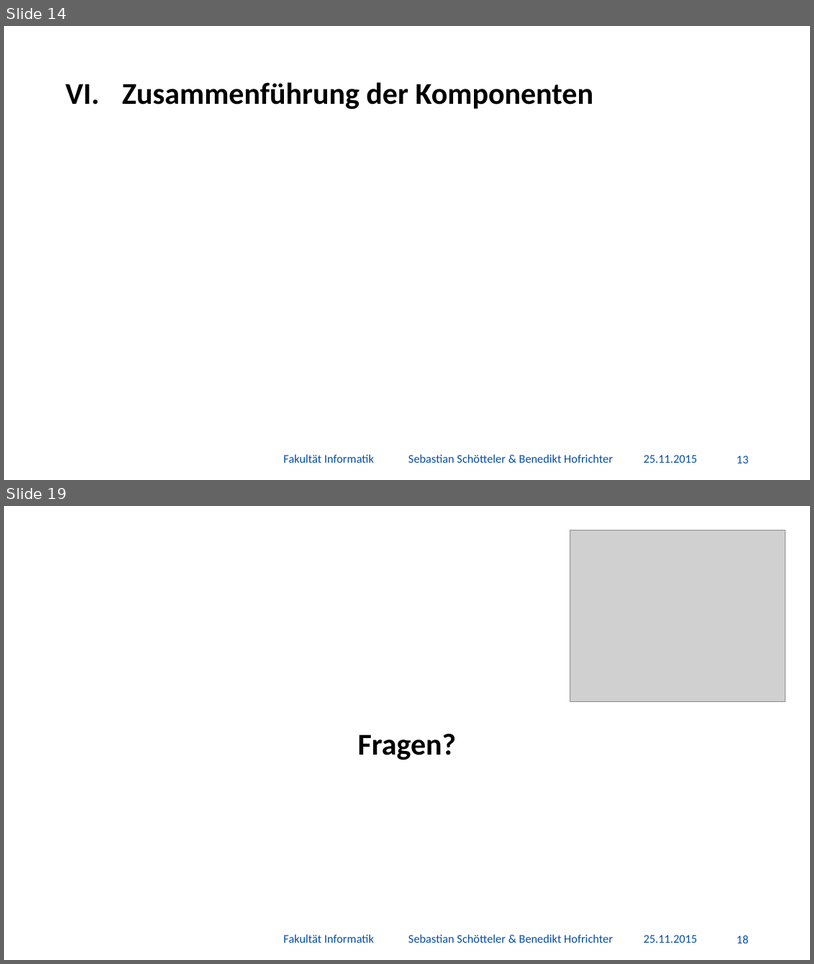
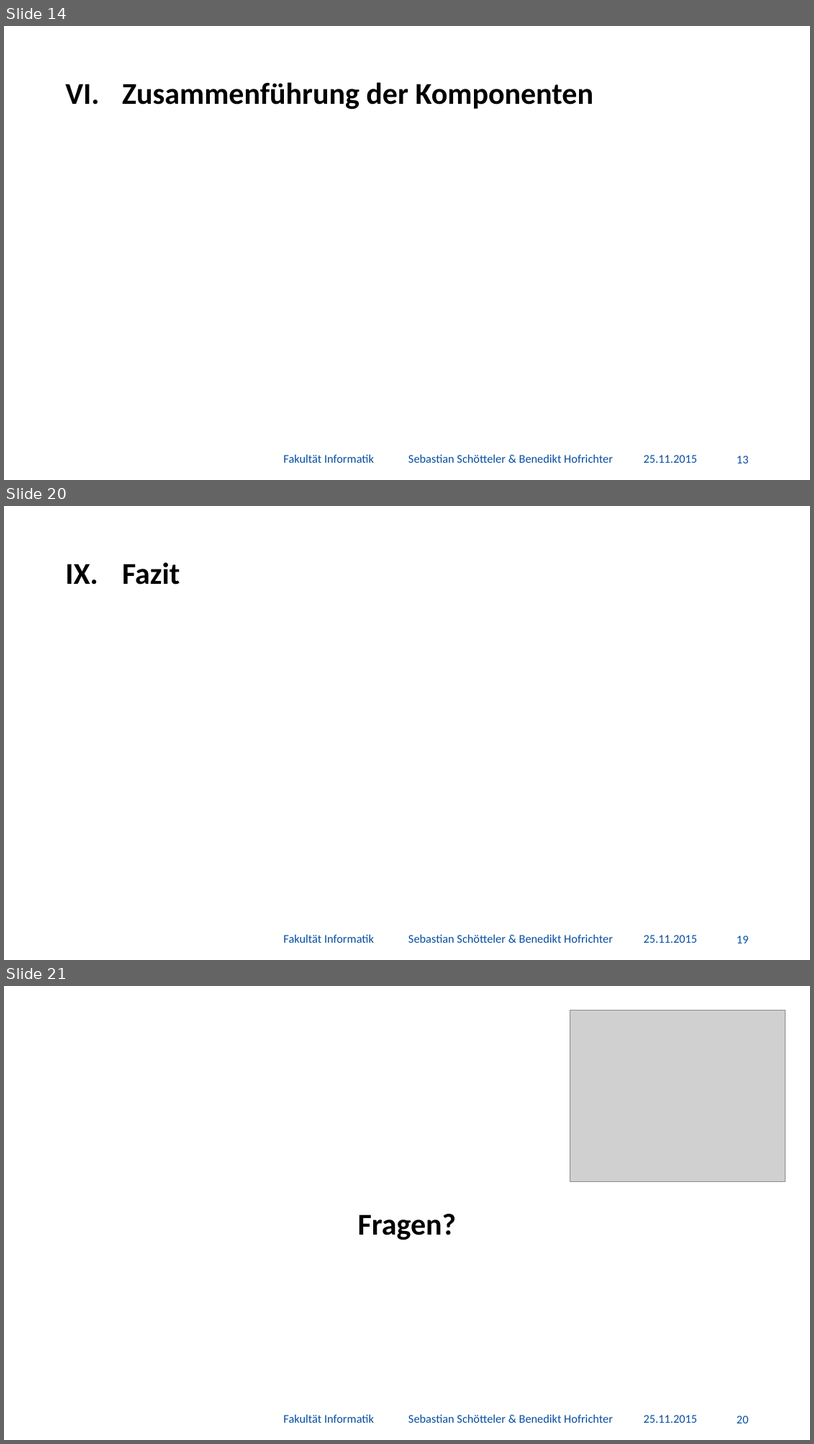
Before and after one commit to BenediktGitGit/soco15, a slide deck: 3b) Vortrag/Präsentation.pptx. Shown one above the other, each under a label of ours: slides 14 and 19 before the commit, slides 14, 20 and 21 after it; the slides between them are not shown. The pictures are 814x964 and 814x1444 pixels, drawn with LibreOffice and Linux fonts; fonts in the diff are those of the drawing; grey boxes stand for pictures; background and template pictures are left out. Boxes give left, top, right and bottom in pixels: in the first picture for what was removed or moved away, otherwise in the second. Text is boxed around its words. In the diff, an @@ line names an element or a change of style, - is before the commit and + after.

```diff
--- a/3b) Vortrag/Präsentation.pptx
+++ b/3b) Vortrag/Präsentation.pptx
@@ slide 20 added at <box>4,506,810,960</box>, background #FFFFFF @@
@@ title added at <box>122,562,180,584</box>, 36 pt, text #000000, bold @@
+IX. Fazit
@@ text added at <box>283,934,613,942</box>, 14 pt, text #034DA2 @@
+Fakultät Informatik Sebastian Schötteler & Benedikt Hofrichter
@@ text added at <box>644,934,697,942</box>, 14 pt, text #034DA2 @@
+25.11.2015
@@ page number added at <box>737,935,749,943</box>, 14 pt, text #034DA2 @@
+19
@@ what was slide 19 is now slide 21 @@
@@ page number at <box>737,1415,749,1423</box>: text changed @@
-18
+20
```
Also in this commit, not shown: 11 slides changed, 1 other slide added, 15 other files.
